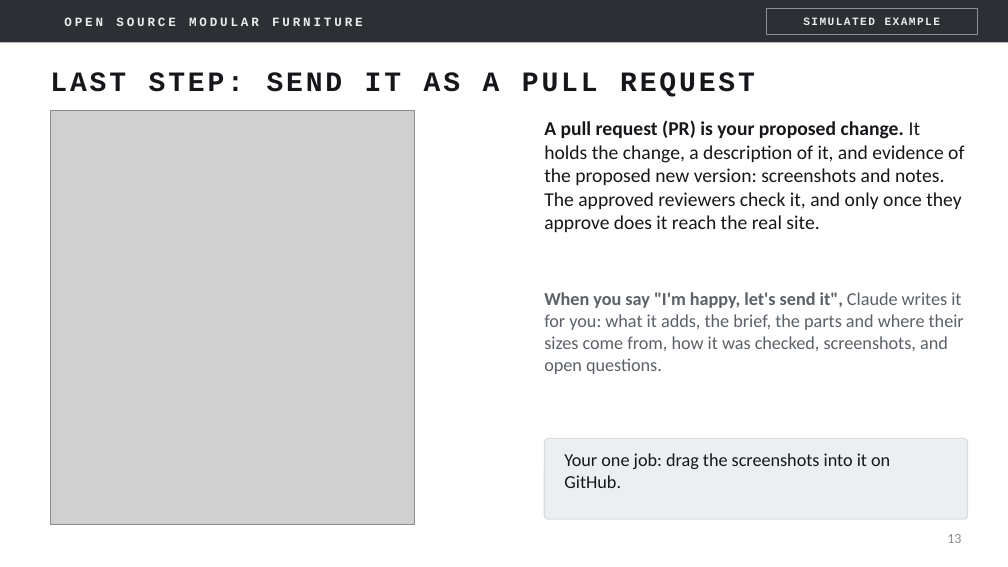
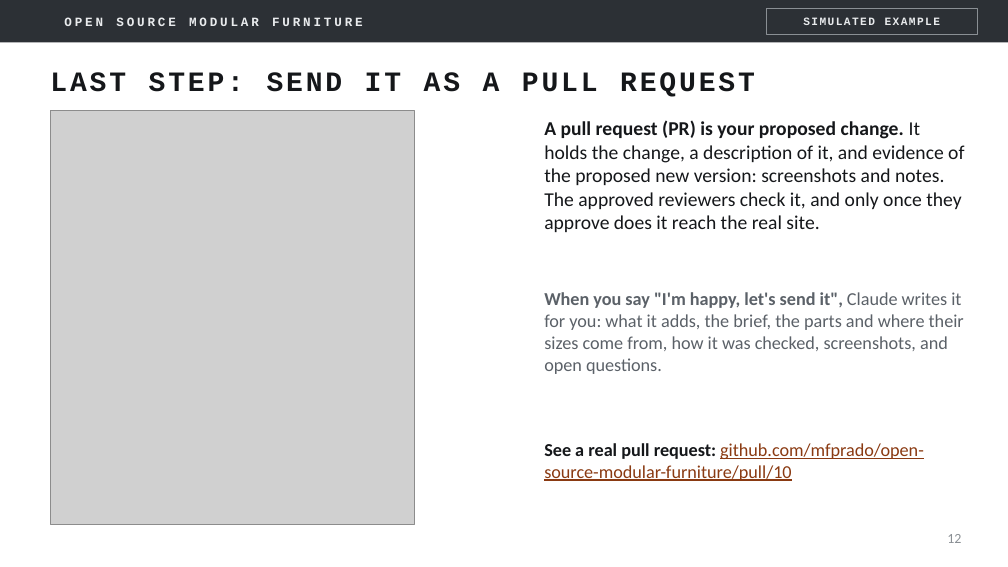
Before and after one commit to mfprado/acrylic-furniture, a slide deck: slide 12 of docs/contributing-guide.pptx (slide 13 before the commit). Drawn at 1008x567 pixels with LibreOffice and Linux fonts; fonts in the diff are those of the drawing; grey boxes stand for pictures; background and template pictures are left out. Boxes give left, top, right and bottom in pixels: in the first picture for what was removed or moved away, otherwise in the second. Text is boxed around its words. In the diff, an @@ line names an element or a change of style, - is before the commit and + after.

```diff
--- a/docs/contributing-guide.pptx
+++ b/docs/contributing-guide.pptx
@@ rounded rectangle removed at box(544, 438, 968, 519) @@
@@ text added at box(544, 443, 924, 481), 13 pt, text #8A3A12, underline @@
+See a real pull request: github.com/mfprado/open-source-modular-furniture/pull/10
@@ text removed at box(564, 453, 890, 488) @@
-Your one job: drag the screenshots into it on GitHub.
```
Also in this commit, not shown: 4 other slides changed, 1 slide removed.
